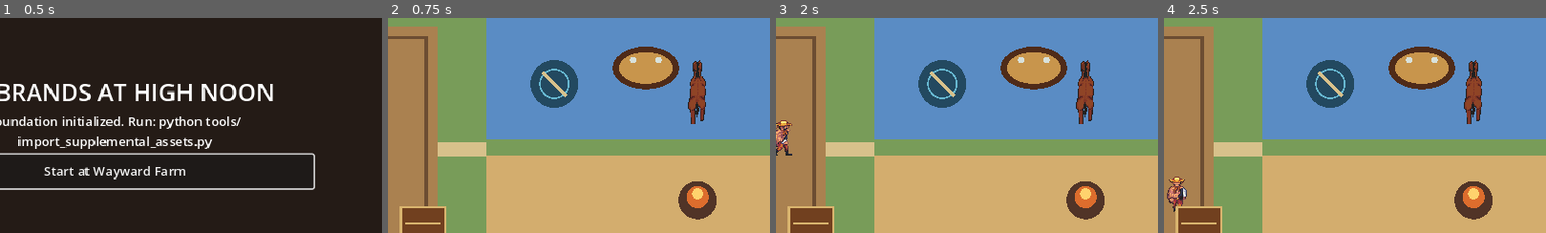
Above: before the commit, frames 1-4 (left to right).
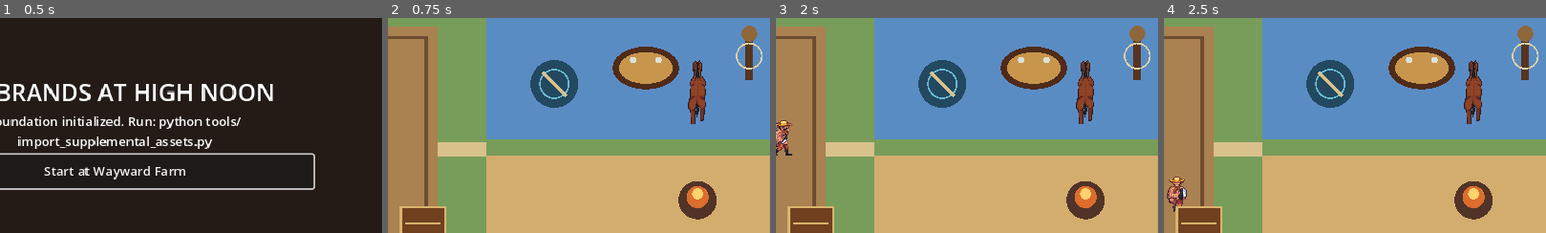
Above: after the commit, the same moments.

Repository: DocDamage/mahjongRPG
Game: Godot game, scene res://src/bootstrap/bootstrap.tscn
Same seed, same stepped clock (60 frames per second), same inputs: the game is played once before the commit and once after it.
Inputs (mouse positions are % of the whole screen's width and height, from its top left):
- Up to frame 1 (0.5 s): no input
- Up to frame 2 (0.75 s): click "Start at Wayward Farm" at 0.5 s
- Up to frame 3 (2 s): tap Enter at 1.25 s; move the mouse to (72, 45) at 1.27 s; hold D (move_right) from 1.28 s (still down); hold E (interact) from 1.28 s (still down); click (72, 45) at 1.42 s; tap Space at 1.52 s
- Up to frame 4 (2.5 s): move the mouse to (30, 55) at 2.02 s; release D (move_right) at 2.03 s; release E (interact) at 2.03 s; hold S (move_down) from 2.03 s (still down); tap R (fish_reel) at 2.1 s; tap Space at 2.27 s; tap E (interact) at 2.3 s
The pictures show only the part of the screen within x 35-85%, y 24-74%; the shares and areas given below are measured in that part.

Frame 1 is identical in both runs. In frame 2, 0.7% of the frame differs, in the area x 91-98%, y 3-29%; in frame 3, 0.7%; in frame 4, 0.7%.

Commit message:
Add discovered hitching post fast travel

Diff:
--- /dev/null
+++ b/src/horses/hitching_post.gd
@@ -0,0 +1,33 @@
+extends "res://src/interaction/world_interactable.gd"
+
+signal feedback(message: String)
+
+@export var post_id: StringName
+@export var destination_post_id: StringName
+@export_file("*.tscn") var destination_scene: String
+
+
+func _ready() -> void:
+	interacted.connect(_on_interacted)
+	queue_redraw()
+
+
+func _draw() -> void:
+	draw_rect(Rect2(-5, -30, 10, 60), Color("56351f"))
+	draw_circle(Vector2(0, -28), 10.0, Color("8e673a"))
+	draw_arc(Vector2.ZERO, 16.0, 0.0, TAU, 16, Color("ded2a4"), 2.0)
+
+
+func _on_interacted(_actor: Node2D) -> void:
+	if post_id.is_empty():
+		feedback.emit("This hitching post has no route.")
+		return
+	GameSession.horse.discover(post_id)
+	if not GameSession.horse.mounted:
+		feedback.emit("Discovered %s hitching post. Mount your horse to fast travel." % post_id.capitalize())
+		return
+	if destination_post_id.is_empty() or destination_scene.is_empty() or not GameSession.horse.can_fast_travel(destination_post_id):
+		feedback.emit("Ride to and discover the destination hitching post first.")
+		return
+	if SceneRouter.change_scene(destination_scene) != OK:
+		feedback.emit("The trail is unavailable.")
--- a/src/horses/horse_actor.gd
+++ b/src/horses/horse_actor.gd
@@ -21,6 +21,8 @@
 	$Sprite2D.region_enabled = true
 	$Sprite2D.region_rect = Rect2(0, 0, 128, 128)
 	queue_redraw()
+	if GameSession.horse.mounted:
+		call_deferred("_restore_mounted_rider")
 
 
 func _process(delta: float) -> void:
@@ -61,3 +63,15 @@
 		_rider.set_physics_process(true)
 	_rider = null
 	feedback.emit("Dismounted.")
+
+
+func _restore_mounted_rider() -> void:
+	var rider = get_parent().get_node_or_null("Doc")
+	if rider == null:
+		GameSession.horse.mounted = false
+		return
+	_rider = rider
+	_rider.global_position = global_position
+	_rider.visible = false
+	_rider.set_physics_process(false)
+	_awaiting_interact_release = true
--- a/src/world/dustward.gd
+++ b/src/world/dustward.gd
@@ -7,6 +7,8 @@
 func _ready() -> void:
 	queue_redraw()
 	$FarmRoad.feedback.connect(_show_message)
+	$Horse.feedback.connect(_show_message)
+	$DustwardHitch.feedback.connect(_show_message)
 	for opponent in get_tree().get_nodes_in_group(&"dustward_opponent"):
 		opponent.feedback.connect(_show_message)
 	_update_status()
--- a/src/world/dustward.tscn
+++ b/src/world/dustward.tscn
@@ -1,15 +1,23 @@
-[gd_scene load_steps=8 format=3]
+[gd_scene load_steps=11 format=3]
 
 [ext_resource type="Script" path="res://src/world/dustward.gd" id="1_world"]
 [ext_resource type="PackedScene" path="res://src/player/player.tscn" id="2_player"]
 [ext_resource type="Script" path="res://src/world/scene_exit.gd" id="3_exit"]
 [ext_resource type="Script" path="res://src/mahjong/presentation/mahjong_opponent.gd" id="4_opponent"]
+[ext_resource type="Script" path="res://src/horses/horse_actor.gd" id="5_horse"]
+[ext_resource type="Script" path="res://src/horses/hitching_post.gd" id="6_hitch"]
 
 [sub_resource type="CircleShape2D" id="CircleShape2D_exit"]
 radius = 42.0
 
 [sub_resource type="CircleShape2D" id="CircleShape2D_opponent"]
 radius = 34.0
+
+[sub_resource type="CircleShape2D" id="CircleShape2D_horse"]
+radius = 42.0
+
+[sub_resource type="CircleShape2D" id="CircleShape2D_hitch"]
+radius = 32.0
 
 [node name="Dustward" type="Node2D"]
 script = ExtResource("1_world")
@@ -62,6 +70,33 @@
 [node name="CollisionShape2D" type="CollisionShape2D" parent="DynamiteBill"]
 shape = SubResource("CircleShape2D_opponent")
 
+[node name="Horse" type="Area2D" parent="."]
+position = Vector2(820, 415)
+collision_layer = 2
+collision_mask = 0
+script = ExtResource("5_horse")
+prompt_text = "Mount horse"
+travel_bounds = Rect2(45, 120, 870, 345)
+
+[node name="Sprite2D" type="Sprite2D" parent="Horse"]
+position = Vector2(0, -26)
+
+[node name="CollisionShape2D" type="CollisionShape2D" parent="Horse"]
+shape = SubResource("CircleShape2D_horse")
+
+[node name="DustwardHitch" type="Area2D" parent="."]
+position = Vector2(875, 420)
+collision_layer = 2
+collision_mask = 0
+script = ExtResource("6_hitch")
+prompt_text = "Use Dustward hitching post"
+post_id = &"dustward"
+destination_post_id = &"wayward_farm"
+destination_scene = "res://src/world/wayward_farm.tscn"
+
+[node name="CollisionShape2D" type="CollisionShape2D" parent="DustwardHitch"]
+shape = SubResource("CircleShape2D_hitch")
+
 [node name="HUD" type="CanvasLayer" parent="."]
 
 [node name="Status" type="Label" parent="HUD"]
--- a/src/world/wayward_farm.gd
+++ b/src/world/wayward_farm.gd
@@ -16,6 +16,7 @@
 	$MahjongTable.feedback.connect(_show_message)
 	$ShippingCrate.feedback.connect(_show_message)
 	$DustwardRoad.feedback.connect(_show_message)
+	$WaywardHitch.feedback.connect(_show_message)
 	_update_status(GameSession.day, GameSession.minute_of_day)
 
 
--- a/src/world/wayward_farm.tscn
+++ b/src/world/wayward_farm.tscn
@@ -9,6 +9,7 @@
 [ext_resource type="Script" path="res://src/mahjong/presentation/mahjong_table_interactable.gd" id="7_mahjong"]
 [ext_resource type="Script" path="res://src/economy/shipping_crate.gd" id="8_shipping"]
 [ext_resource type="Script" path="res://src/world/scene_exit.gd" id="9_exit"]
+[ext_resource type="Script" path="res://src/horses/hitching_post.gd" id="10_hitch"]
 
 [sub_resource type="CircleShape2D" id="CircleShape2D_plot"]
 radius = 26.0
@@ -30,6 +31,9 @@
 
 [sub_resource type="CircleShape2D" id="CircleShape2D_exit"]
 radius = 42.0
+
+[sub_resource type="CircleShape2D" id="CircleShape2D_hitch"]
+radius = 32.0
 
 [node name="WaywardFarm" type="Node2D"]
 script = ExtResource("1_world")
@@ -146,6 +150,19 @@
 [node name="CollisionShape2D" type="CollisionShape2D" parent="DustwardRoad"]
 shape = SubResource("CircleShape2D_exit")
 
+[node name="WaywardHitch" type="Area2D" parent="."]
+position = Vector2(790, 175)
+collision_layer = 2
+collision_mask = 0
+script = ExtResource("10_hitch")
+prompt_text = "Use Wayward hitching post"
+post_id = &"wayward_farm"
+destination_post_id = &"dustward"
+destination_scene = "res://src/world/dustward.tscn"
+
+[node name="CollisionShape2D" type="CollisionShape2D" parent="WaywardHitch"]
+shape = SubResource("CircleShape2D_hitch")
+
 [node name="HUD" type="CanvasLayer" parent="."]
 
 [node name="Status" type="Label" parent="HUD"]
Not shown, added: src/horses/hitching_post.gd.uid
Not shown: 1 places in src/world/wayward_farm.tscn that only renumber resources
